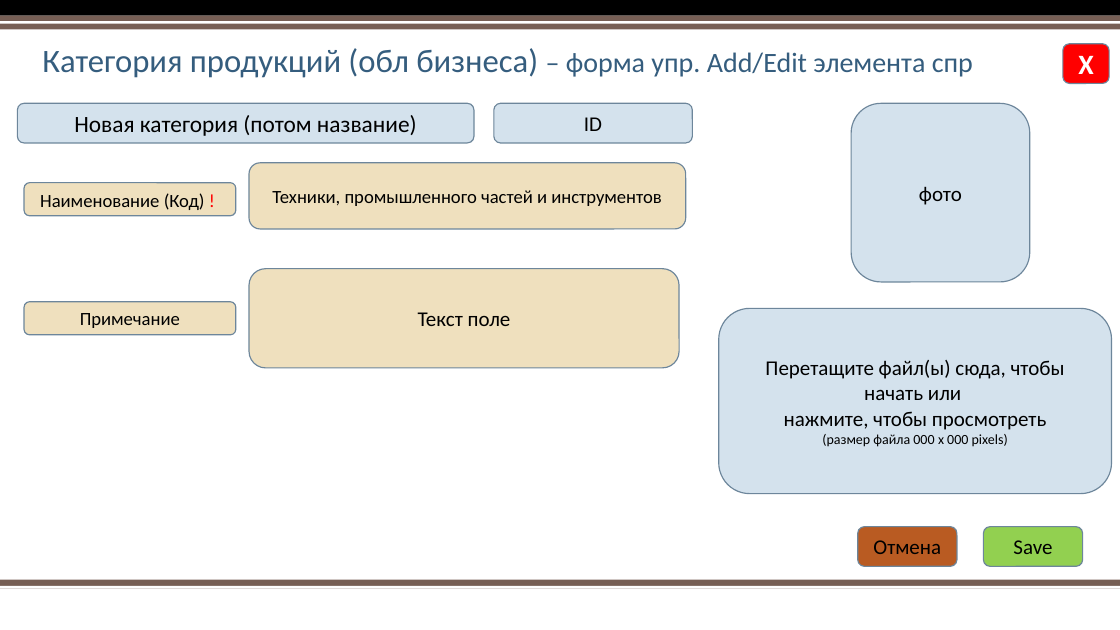
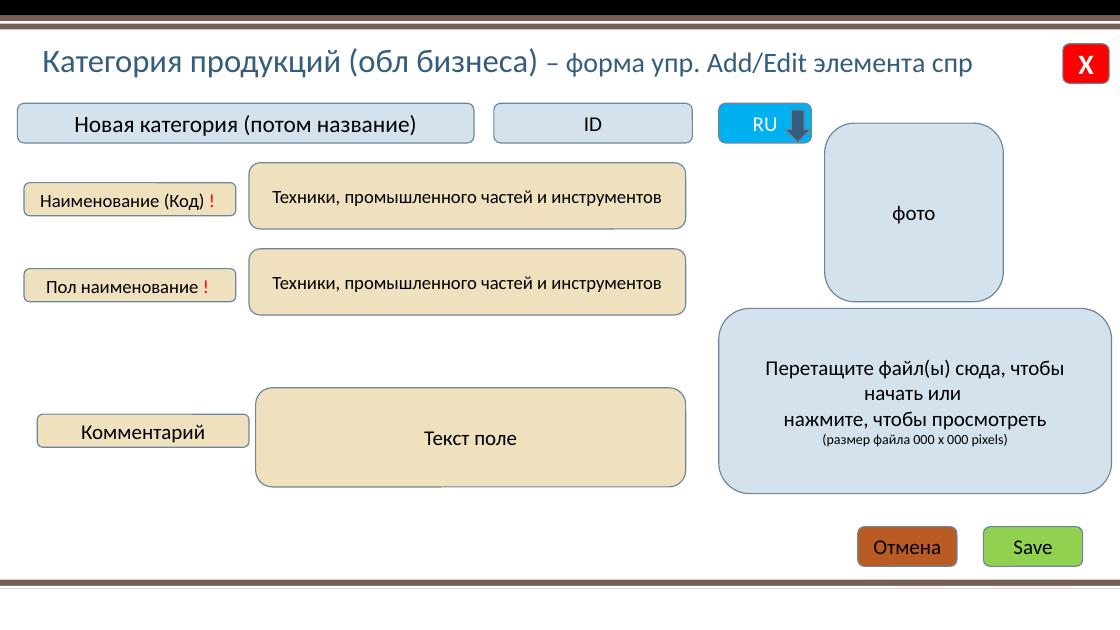
Before and after one commit to AlexPristupa/yatoyat, a slide deck: slide 41 of yatoyat-Project Overview.pptx (slide 38 before the commit). Drawn at 1120x630 pixels with LibreOffice and Linux fonts; fonts in the diff are those of the drawing; background and template pictures are left out. Boxes give left, top, right and bottom in pixels: in the first picture for what was removed or moved away, otherwise in the second. Text is boxed around its words. In the diff, an @@ line names an element or a change of style, - is before the commit and + after.

Commit message:
New Changes  - 17-09-2018
Саша
Я поменял файле
1. Обл бизнеса на Категорию и все дерево
2. Глобальные на системеные
3. Локальные на пользовательские
4. Перемещение колонки ФОТО
5. Настройка полей
6. Включить элемента в TOP
7. 3 Tabs - форма нового элемента
8. Поисковая строка - должна имеет ИКОНКУ почистить.
9. Добавил Модификацию.

```diff
--- a/yatoyat-Project Overview.pptx
+++ b/yatoyat-Project Overview.pptx
@@ rounded rectangle added at (718, 103, 811, 143), fill #00B0F0, outline #6D879B 1 pt, 18 pt, text #FFFFFF @@
+RU
@@ down arrow added at (785, 110, 811, 142), fill #355D7E, outline #6D879B 1 pt @@
@@ rounded rectangle "фото": place and size @@
-rounded rectangle "фото" at (851, 103, 1030, 282)
+rounded rectangle "фото" at (824, 124, 1003, 302)
@@ rounded rectangle added at (24, 269, 236, 302), fill #EFE0BE, outline #6D879B 1 pt, 16 pt, text #000000 @@
+Пол наименование !
@@ rounded rectangle added at (249, 249, 686, 315), fill #EFE0BE, outline #6D879B 1 pt, 16 pt, text #000000 @@
+Техники, промышленного частей и инструментов
@@ rounded rectangle "Текст поле": place and size @@
-rounded rectangle "Текст поле" at (249, 269, 679, 368)
+rounded rectangle "Текст поле" at (255, 388, 686, 487)
@@ rounded rectangle "Комментарий": place and size @@
-rounded rectangle "Комментарий" at (24, 302, 236, 334)
+rounded rectangle "Комментарий" at (37, 414, 249, 447)
@@ text in rounded rectangle at (81, 424, 205, 443): text changed; size 16 to 18 pt @@
-Примечание
+Комментарий
```
Also in this commit, not shown: 23 other slides changed, 11 slides added.
